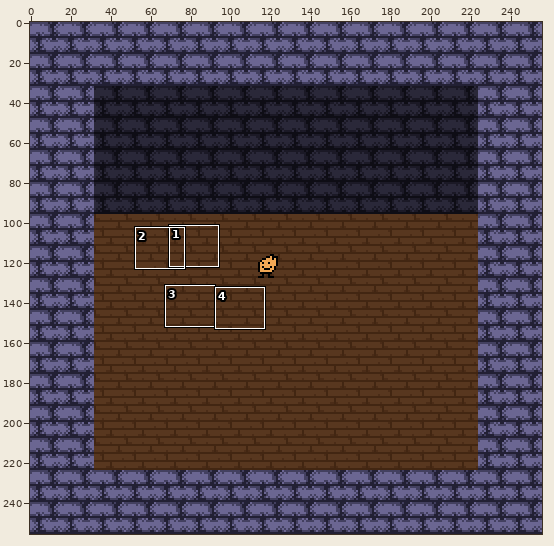
Edited in one commit: sprite sheet (assets/maps/room16.png). The picture above shows the old version from afar; the outline marks the close-up.
Close-up. Earlier state:
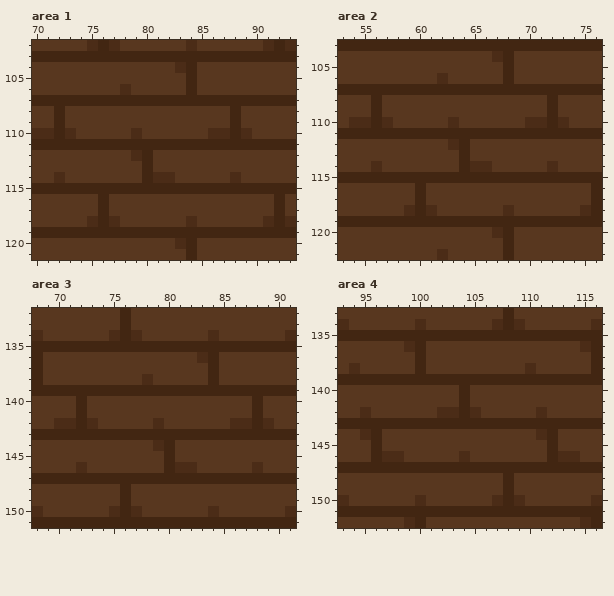
The file is 256x256 pixels. Colours within 5 levels of each other are drawn and written as one. Shown: area 1: x 70..93, y 102..121; area 2: x 53..76, y 103..122; area 3: x 68..91, y 132..151; area 4: x 93..116, y 133..152. The commit also changed other parts of the picture, which this record leaves out.
After:
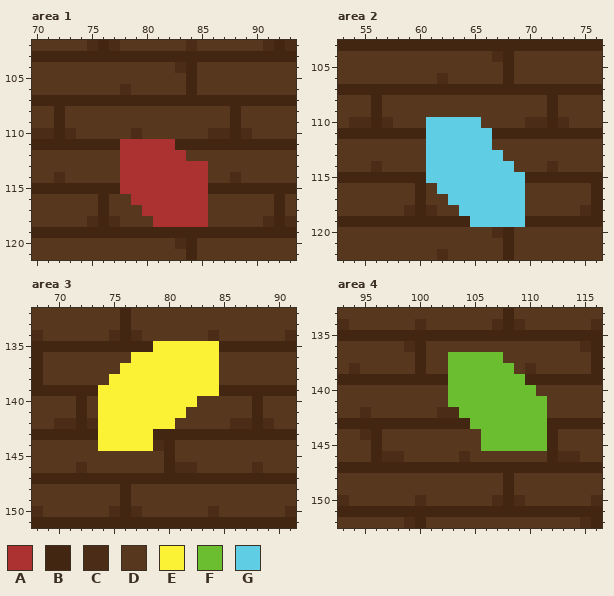
Palette (. is transparent): A #ac3232  B #422612  C #4b2c17  D #58371f  E #fbf236  F #6abe30  G #5fcde4
Diff:
Changed rows in their new state; - is an unchanged pixel.
Area 1:
first column x 78:
111 AAAAA---
112 AAAAAA--
113 AAAAAAAA
114 AAAAAAAA
115 AAAAAAAA
116 -AAAAAAA
117 --AAAAAA
118 ---AAAAA
Area 2:
first column x 61:
110 GGGGG----
111 GGGGGG---
112 GGGGGG---
113 GGGGGGG--
114 GGGGGGGG-
115 GGGGGGGGG
116 -GGGGGGGG
117 --GGGGGGG
118 ---GGGGGG
119 ----GGGGG
Area 3:
first column x 74:
135 -----EEEEEE
136 ---EEEEEEEE
137 --EEEEEEEEE
138 -EEEEEEEEEE
139 EEEEEEEEEEE
140 EEEEEEEEE--
141 EEEEEEEE---
142 EEEEEEE----
143 EEEEE------
144 EEEEE------
Area 4:
first column x 103:
137 FFFFF----
138 FFFFFF---
139 FFFFFFF--
140 FFFFFFFF-
141 FFFFFFFFF
142 -FFFFFFFF
143 --FFFFFFF
144 ---FFFFFF
145 ---FFFFFF
Where, in picture pixels (left, top, right, bottom), the same in both close-ups:
changed: (120, 139, 208, 227)
changed: (426, 117, 525, 227)
changed: (98, 341, 219, 451)
changed: (448, 352, 547, 451)
